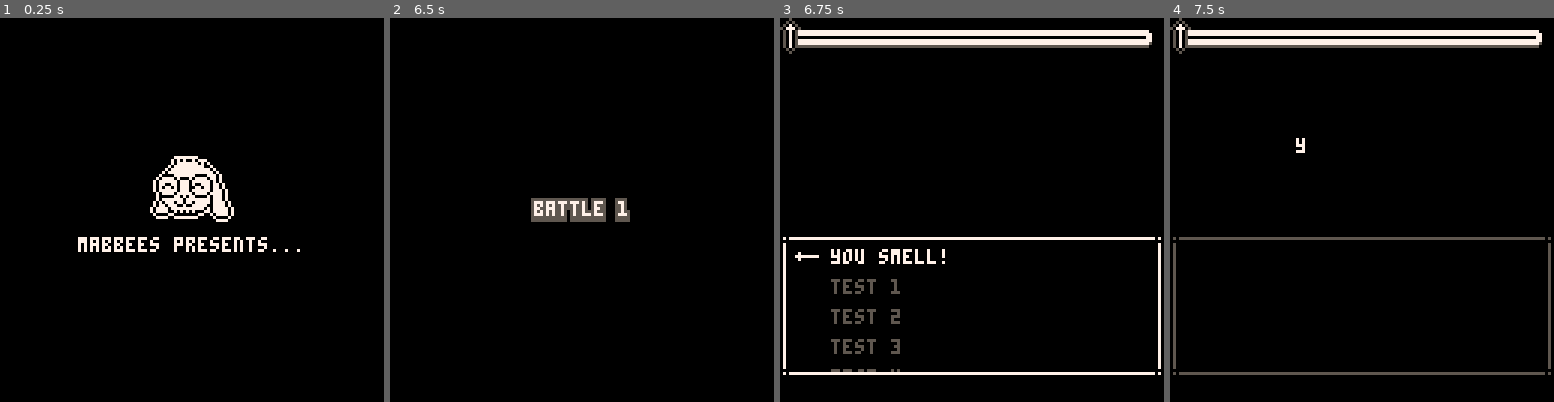
Above: before the commit, frames 1-4 (left to right).
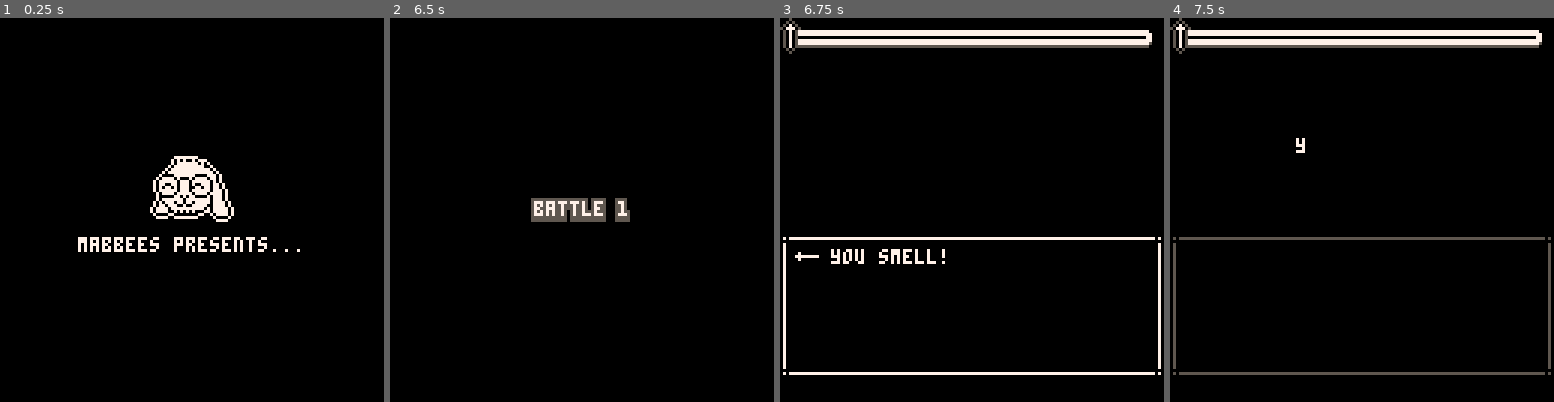
Above: after the commit, the same moments.

Repository: mkaemmerer/swordplay
Game: PICO-8 cartridge swordplay.p8
Two runs of this game, one before a commit and one after it. Both use one fixed random seed, a clock stepped at 60 frames per second and the inputs below.
Inputs:
- Up to frame 1 (0.25 s): no input
- Up to frame 2 (6.5 s): tap X (X key) at 0.33, 1.07, 1.85, 2.97, 4.08, 5.2, 6.32 s; tap O (Z key) at 0.7, 1.7, 2.1, 2.5, 2.9, 3.3, 3.7, 4.1, 4.5, 4.9, 5.3, 5.7, 6.1 s; hold Up 2.15-2.42 s; hold Down 3.63-3.97 s; hold Up 4.73-5.03 s; hold Down 5.73-6.03 s
- Up to frame 3 (6.75 s): tap O (Z key) at 6.5 s
- Up to frame 4 (7.5 s): tap O (Z key) at 6.9, 7.3 s; hold Up 7.18-7.45 s; tap X (X key) at 7.43 s

Frames 1-2 are identical in both runs. In frame 3, 0.9% of the frame differs, in the area x 13-32%, y 67-93%; in frame 4, nothing differs.

Commit message:
Basic menu scroll

Diff:
--- a/swordplay.p8
+++ b/swordplay.p8
@@ -2016,7 +2017,7 @@
 		end)
 		return ui_layout(cs_blur, "stack", 4)
 			:focusable(
-				ui_layout(cs_focus, "stack", 4),
+				menu_scroll(cs_focus, i, 4),
 				x.select
 			)
 	end
@@ -2031,6 +2032,33 @@
 	return fuse_cursor(curs)
 end
 
+
+function menu_scroll(opts, idx, m)
+	local layout = rdr(function(dims)
+		local w,h = unpack(dims)
+		local arr = {}
+		local scroll = 0
+		local dx,dy = 0,0
+		for i,c in pairs(opts) do
+			add(arr, c:translate(dx,dy))
+			local cw,ch = unpack(c.dims.run(dims))
+			-- compute scroll value
+			if i == idx then
+				if dy+ch > h then
+					-- selected opt is too far
+					-- down on the list
+					scroll = h - (dy+ch+m)
+				end
+			end
+			-- increment offset
+			dx,dy = dx, dy+m+ch
+		end
+		return ui_group(arr)
+			:translate(0,scroll)
+	end)
+
+	return ui.from_rdr(layout)
+end
 -->8
 -- swordfighting state
 
@@ -2065,11 +2093,6 @@
 
 bad_insults = list.from_tbl({
 	"you smell!",
-	"test 1",
-	"test 2",
-	"test 3",
-	"test 4",
-	"test 5",
 })
 bad_retorts = list.from_tbl({
 	"uh..."
